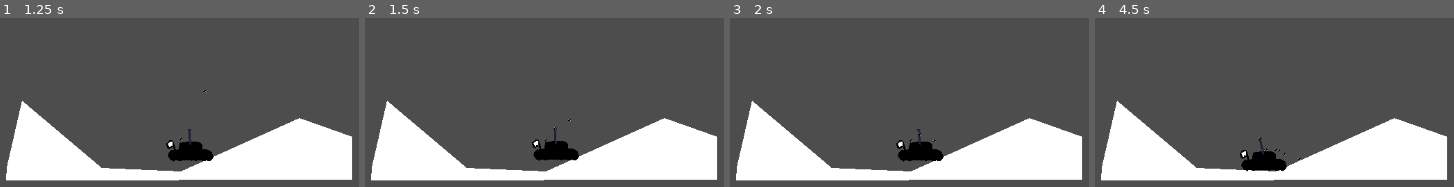
Above: before the commit, frames 1-4 (left to right).
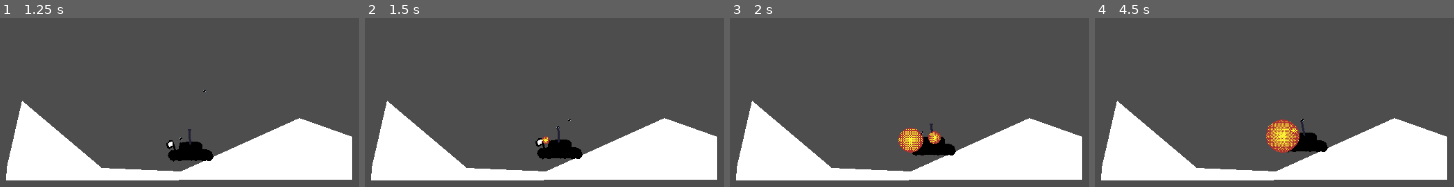
Above: after the commit, the same moments.

Repository: hiemas-lerastad/Tanks-Redux
Game: Godot game, scene res://Scenes/Level/testing_scene.tscn
Two runs of this game, one before a commit and one after it. Both use one fixed random seed, a clock stepped at 60 frames per second and the inputs below. This scene is started directly instead of the project's main scene.
Inputs (mouse positions are in pixels of both pictures, inside the frame that each line leads up to):
- Up to frame 1 (1.25 s): move the mouse to (355, 151) at 0.52 s; hold D (right) from 0.53 s (still down); tap Space (fire) at 0.6 s; tap W (up) at 0.77 s
- Up to frame 2 (1.5 s): keep holding D (right); move the mouse to (outside the picture) at 1.27 s; tap Space (fire) at 1.35 s
- Up to frame 3 (2 s): keep holding D (right); tap W (up) at 1.52 s
- Up to frame 4 (4.5 s): move the mouse to (1353, 75) at 2.02 s; release D (right) at 2.03 s; hold A (left) 2.03-2.78 s; tap Space (fire) every 0.75 s from 2.1 to 4.35 s; move the mouse to (outside the picture) at 2.77 s; hold D (right) 2.78-4.28 s; tap W (up) at 3.02, 3.77 s; move the mouse to (outside the picture) at 3.52 s; move the mouse to (outside the picture) at 4.27 s; hold A (left) from 4.28 s (still down)

Frame 1 is identical in both runs. In frame 2, 0.7% of the frame differs, in the area x 46-61%, y 63-85%; in frame 3, 2.0%; in frame 4, 3.6%, in the area x 40-65%, y 59-92%.

Commit message:
added basic explosion, needs carving

Diff:
--- /dev/null
+++ b/Scenes/Explosions/small.tscn
@@ -0,0 +1,18 @@
+[gd_scene load_steps=4 format=3 uid="uid://cf1um28e5k160"]
+
+[ext_resource type="Texture2D" uid="uid://b3off22yor00j" path="res://Assets/Sprites/projectile/tmp_explosion.png" id="1_yt7p2"]
+[ext_resource type="Script" path="res://Scripts/Explosions/small.gd" id="2_ptwyi"]
+
+[sub_resource type="CircleShape2D" id="CircleShape2D_3vdg8"]
+radius = 25.0
+
+[node name="Small" type="Sprite2D"]
+texture_filter = 1
+texture = ExtResource("1_yt7p2")
+script = ExtResource("2_ptwyi")
+exploision_time = 1.0
+
+[node name="Area2D" type="Area2D" parent="."]
+
+[node name="CollisionShape2D" type="CollisionShape2D" parent="Area2D"]
+shape = SubResource("CircleShape2D_3vdg8")
--- a/Scenes/Projectiles/small.tscn
+++ b/Scenes/Projectiles/small.tscn
@@ -1,7 +1,8 @@
-[gd_scene load_steps=4 format=3 uid="uid://b247dmol544os"]
+[gd_scene load_steps=5 format=3 uid="uid://b247dmol544os"]
 
 [ext_resource type="Texture2D" uid="uid://dca2ytm0jan3i" path="res://Assets/Sprites/projectile/tmp_projectile_small.png" id="1_76r56"]
 [ext_resource type="Script" path="res://Scripts/Class/projectile.gd" id="1_iljut"]
+[ext_resource type="PackedScene" uid="uid://cf1um28e5k160" path="res://Scenes/Explosions/small.tscn" id="2_k3e6i"]
 
 [sub_resource type="CircleShape2D" id="CircleShape2D_j4g1x"]
 radius = 2.0
@@ -9,6 +10,7 @@
 [node name="Small" type="CharacterBody2D"]
 texture_filter = 1
 script = ExtResource("1_iljut")
+explosion_type = ExtResource("2_k3e6i")
 
 [node name="Sprite2D" type="Sprite2D" parent="."]
 texture = ExtResource("1_76r56")
--- /dev/null
+++ b/Scripts/Class/explosion.gd
@@ -0,0 +1,14 @@
+extends Sprite2D
+class_name explosion
+
+
+@export_category("Settings")
+@export var explosion_scale = Vector2(1,1)
+@export var exploision_time: float = 1.5
+@export var reduction_time: float = .25
+func _ready():
+	scale = Vector2(0,0)
+
+	var tw: Tween = create_tween()
+	tw.tween_property(self,"scale",explosion_scale,exploision_time)
+	tw.tween_property(self,"scale",Vector2(0,0),.5)
--- a/Scripts/Class/projectile.gd
+++ b/Scripts/Class/projectile.gd
@@ -1,16 +1,20 @@
 extends CharacterBody2D
 class_name projectile
 
-var explosion_size: float # size to grow the explosion + carve to (currently only makes sense in circle explosion)
 
+@export var explosion_type: PackedScene
 var initial_strength: int
-#var initial_direction: Vector2
 
-func _explode() ->void:
+
+func explode() ->void:
 	''' swap sprite to appropriate explosion type, create a temporary area2d to scan for players without
 	colliding with them, trigger the growing + culling'''
 
-	pass
+	if(explosion_type != null):
+		var explosion_clone: explosion = explosion_type.instantiate()
+		explosion_clone.global_position = global_position
+		add_sibling(explosion_clone)
+		queue_free()
 
 func _wind_resistance() -> void:
 	''' placeholder until wind has been added'''
@@ -30,7 +34,7 @@
 	_drag(delta)
 	var c: KinematicCollision2D = move_and_collide(velocity*delta)
 	if(c != null):
-		pass
+		explode()
 
 func _ready():
 	''' split second of non-collision to allow for touching shooter, other spawned projectiles, etc.'''
--- /dev/null
+++ b/Scripts/Explosions/small.gd
@@ -0,0 +1 @@
+extends explosion
